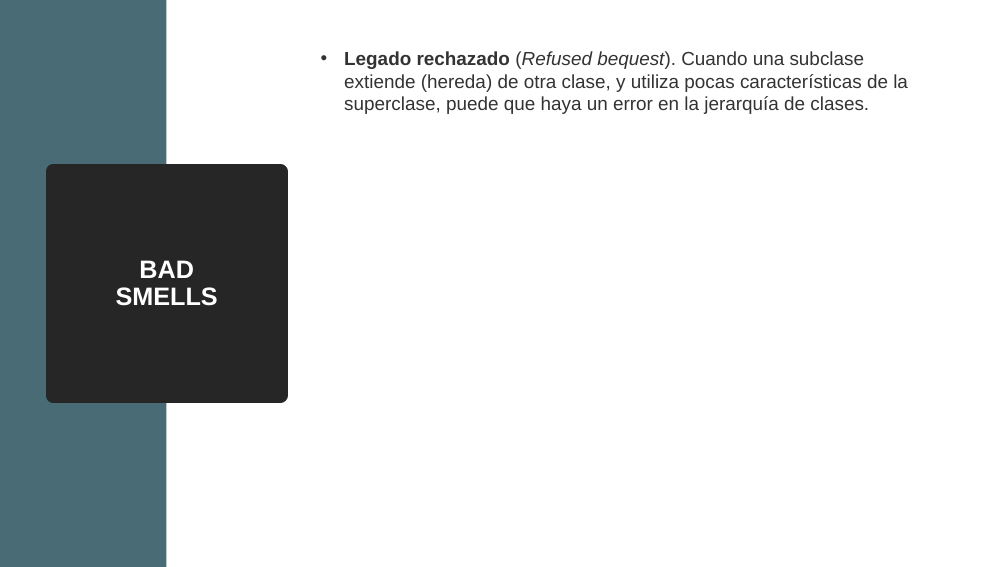
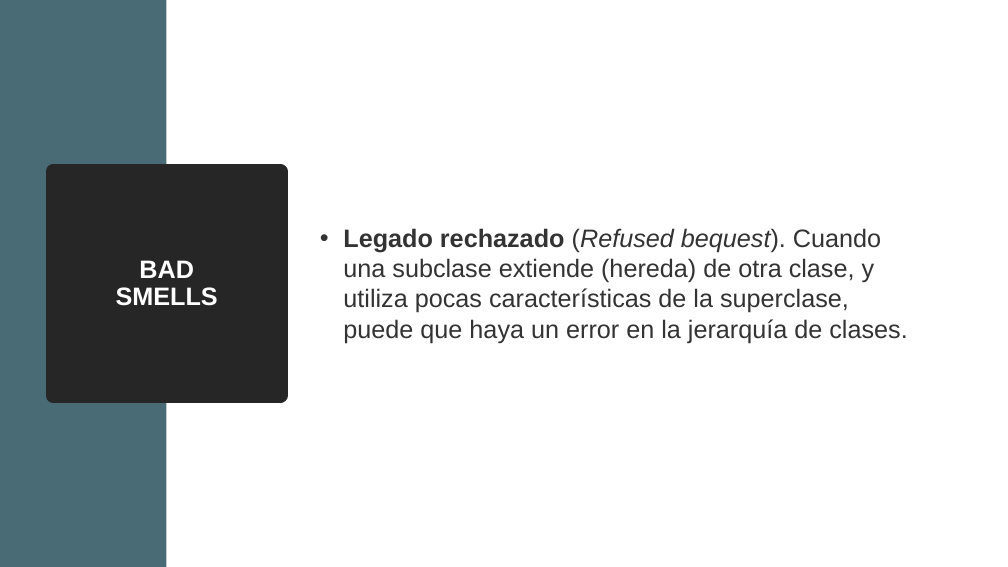
Before and after one commit to davCesur/gestionEquiposDAWEquipo4JAVA, a slide deck: slide 29 of Introducción a TDD.pptx. Drawn at 1008x567 pixels with LibreOffice and Linux fonts; fonts in the diff are those of the drawing. Boxes give left, top, right and bottom in pixels: in the first picture for what was removed or moved away, otherwise in the second. Text is boxed around its words. In the diff, an @@ line names an element or a change of style, - is before the commit and + after.

```diff
--- a/Introducción a TDD.pptx
+++ b/Introducción a TDD.pptx
@@ text "Legado rechazado (Refused bequest). Cuando ...": place and size @@
-text "Legado rechazado (Refused bequest). Cuando ..." at box(344, 51, 908, 114)
+text "Legado rechazado (Refused bequest). Cuando ..." at box(343, 228, 907, 343)
@@ text "Legado rechazado (Refused bequest). Cuando ..." at box(343, 228, 907, 343): size 18 to 24 pt @@
```
Also in this commit, not shown: 15 other slides changed, 5 slides added.
